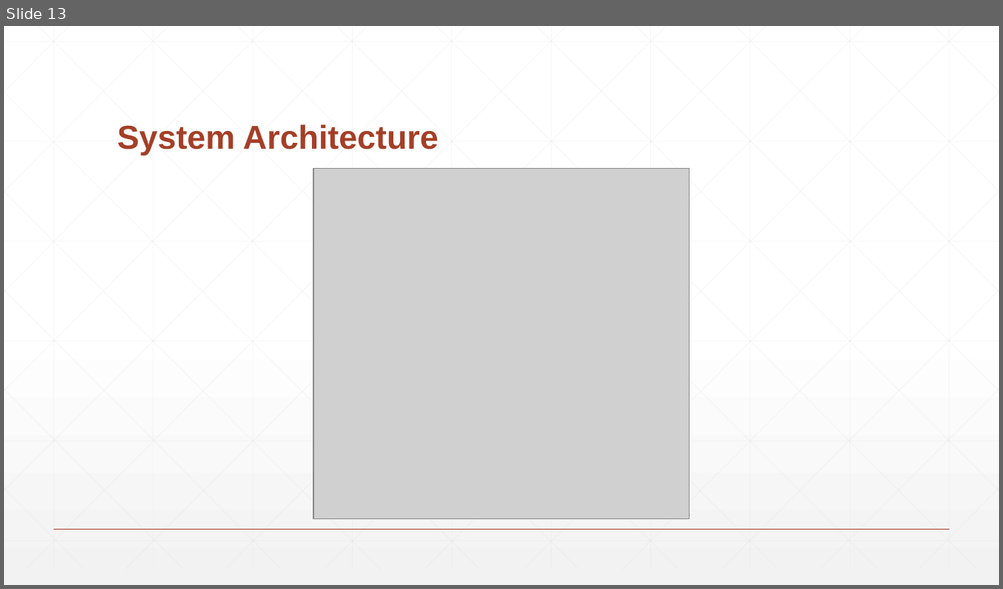
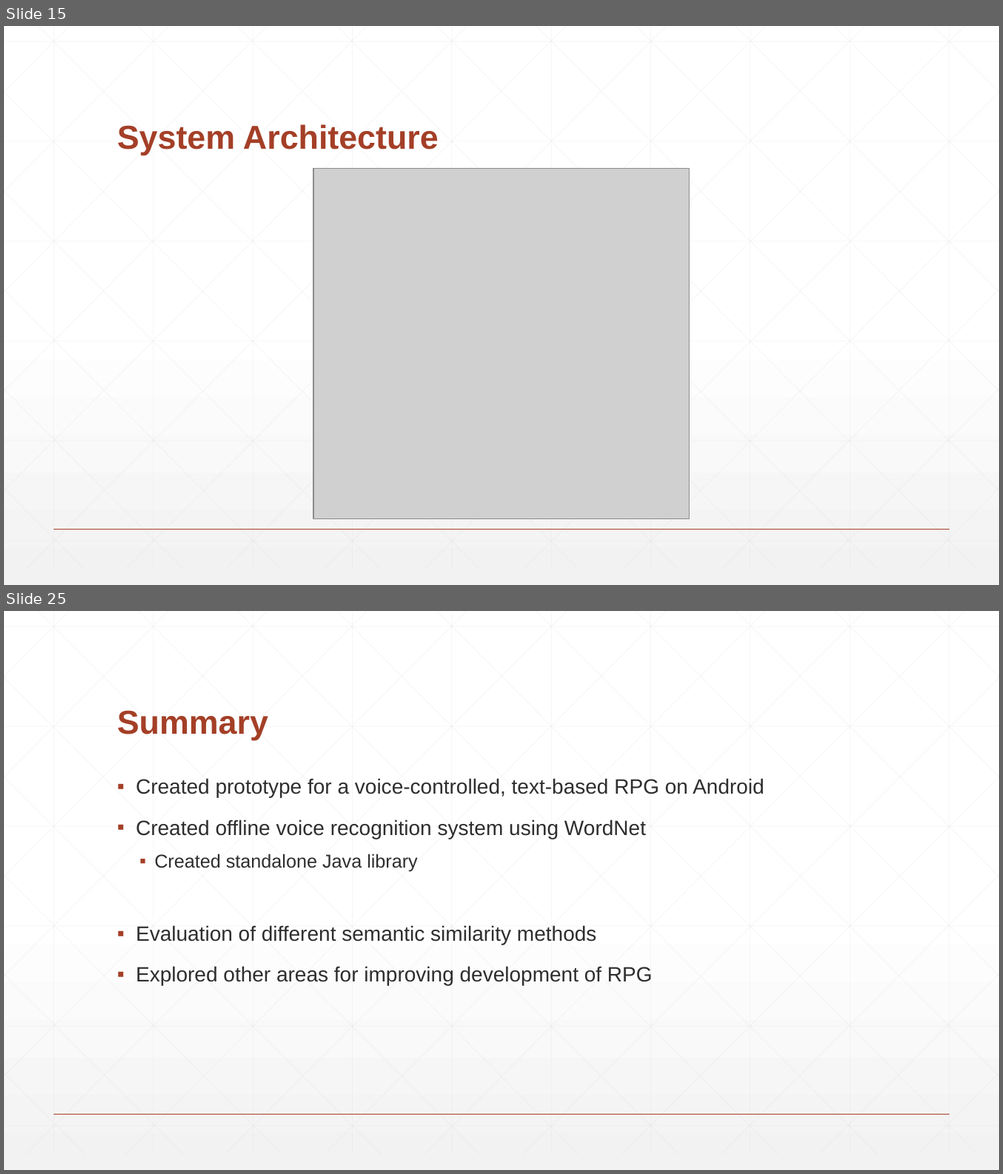
Before and after one commit to BaronKhan/VoiceRecognitionRPG, a slide deck: presentation/presentation.pptx. Shown one above the other, each under a label of ours: slide 13 before the commit, slides 15 and 25 after it; the slides between them are not shown. The pictures are 1003x589 and 1003x1174 pixels, drawn with LibreOffice and Linux fonts; fonts in the diff are those of the drawing; grey boxes stand for pictures. Boxes give left, top, right and bottom in pixels: in the first picture for what was removed or moved away, otherwise in the second. Text is boxed around its words. In the diff, an @@ line names an element or a change of style, - is before the commit and + after.

```diff
--- a/presentation/presentation.pptx
+++ b/presentation/presentation.pptx
@@ slide 25 added at box(4, 611, 999, 1170), background gradient #FFFFFF to #F2F2F2; not listed: 47 template elements that a slide beside it also shows @@
@@ title added at box(117, 710, 268, 741), 32 pt, text #A43F27, bold @@
+Summary
@@ text added at box(136, 778, 764, 986), 20 pt, text #2D2E2D @@
+▪ Created prototype for a voice-controlled, text-based RPG on Android
+▪ Created offline voice recognition system using WordNet
+  ▪ Created standalone Java library
+▪ Evaluation of different semantic similarity methods
+▪ Explored other areas for improving development of RPG
@@ what was slide 13 is now slide 15 @@
```
Also in this commit, not shown: 3 slides changed, 11 other slides added, 3 other files.
